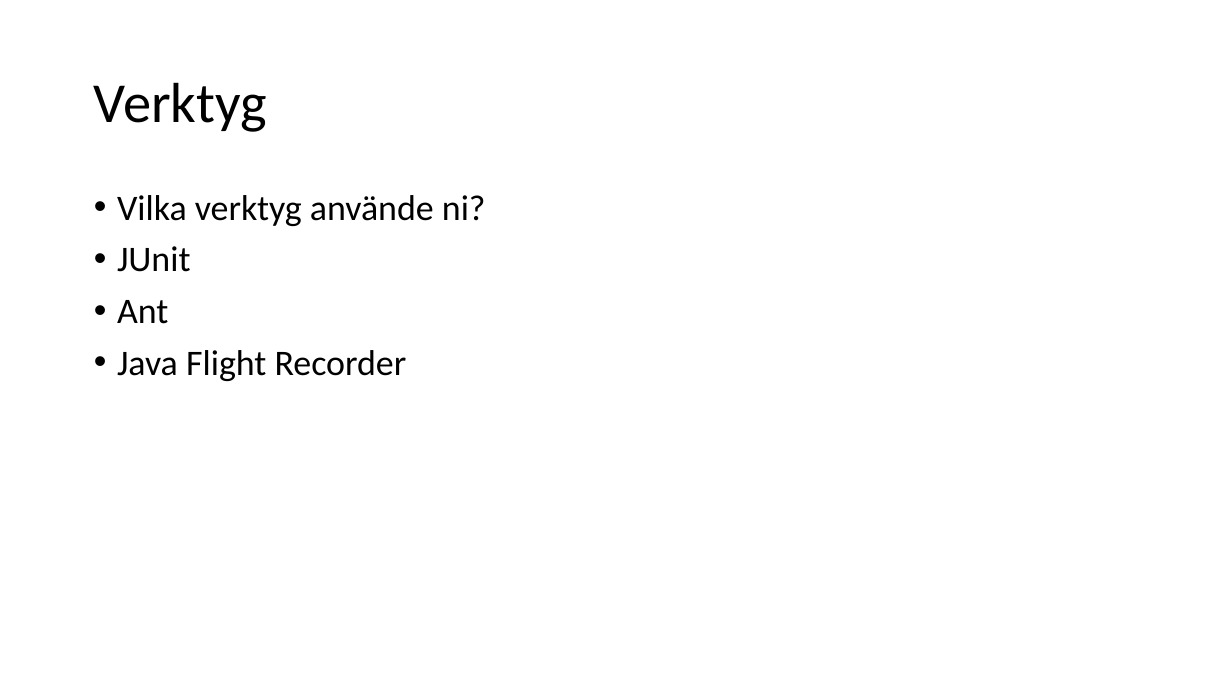
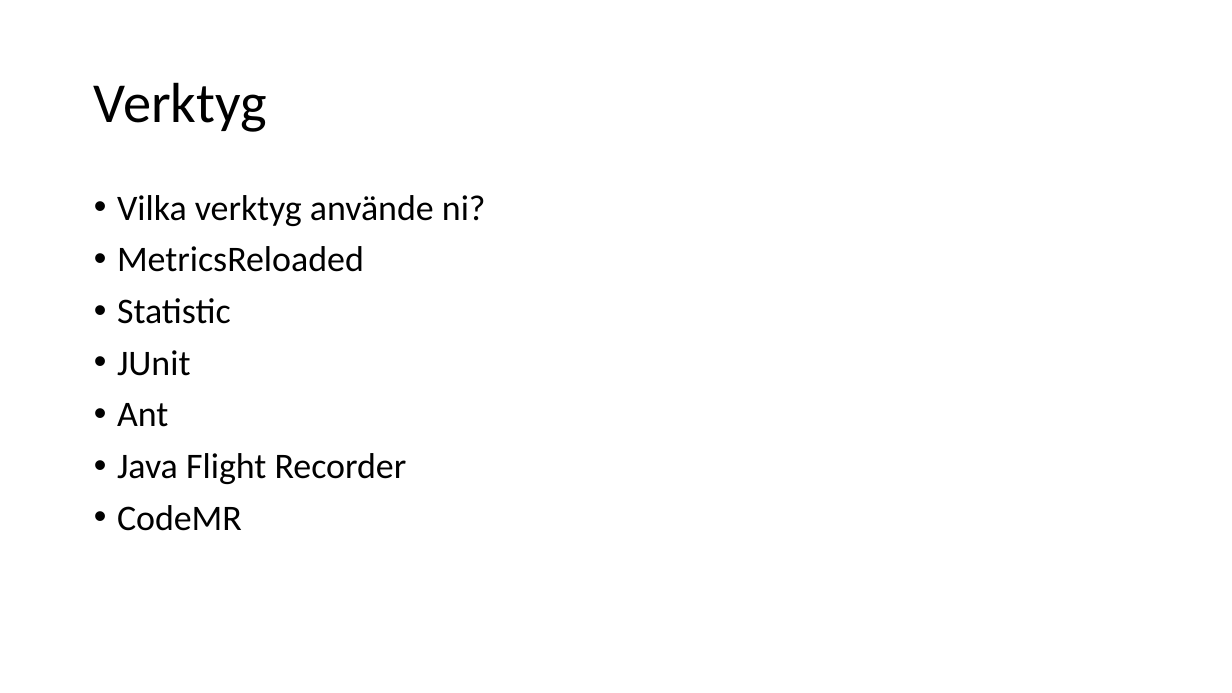
Before and after one commit to knopp10000/Inte_Roligt, a slide deck: slide 2 of slutredovisning.pptx. Drawn at 1232x693 pixels with LibreOffice and Linux fonts; fonts in the diff are those of the drawing. Boxes give left, top, right and bottom in pixels: in the first picture for what was removed or moved away, otherwise in the second. Text is boxed around its words. In the diff, an @@ line names an element or a change of style, - is before the commit and + after.

Commit message:
Updated verktyg

```diff
--- a/slutredovisning.pptx
+++ b/slutredovisning.pptx
@@ text at (117, 246, 364, 324): paragraphs added @@
+• MetricsReloaded
+• Statistic
@@ text at (117, 505, 242, 531): paragraph added @@
+• CodeMR
```
